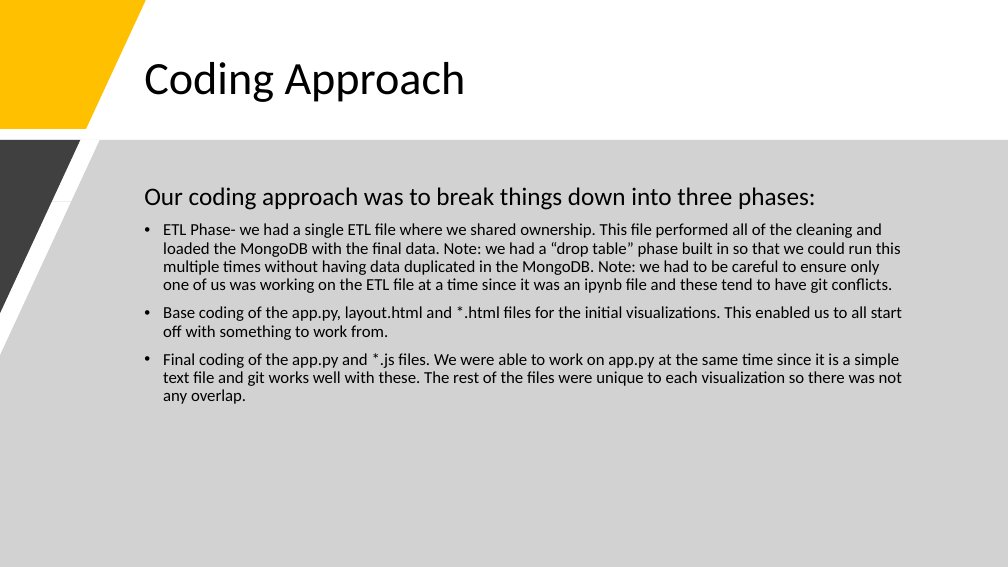
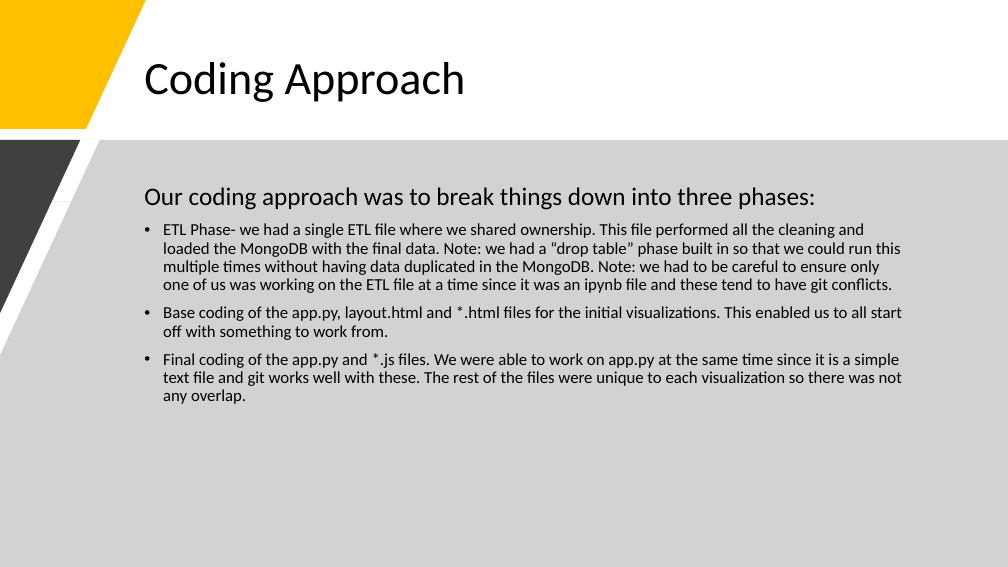
Before and after one commit to eliot1335/Interactive-Movie-Maps, a slide deck: slide 4 of Project_2_Presentation.pptx. Drawn at 1008x567 pixels with LibreOffice and Linux fonts; fonts in the diff are those of the drawing. Boxes give left, top, right and bottom in pixels: in the first picture for what was removed or moved away, otherwise in the second. Text is boxed around its words. In the diff, an @@ line names an element or a change of style, - is before the commit and + after.

Commit message:
add edits to powerpoint

```diff
--- a/Project_2_Presentation.pptx
+++ b/Project_2_Presentation.pptx
@@ text at [163, 223, 901, 293]: text changed @@
-• ETL Phase- we had a single ETL file where we shared ownership. This file performed all of the cleaning and loaded the MongoDB with the final data. Note: we had a “drop table” phase built in so that we could run this multiple times without having data duplicated in the MongoDB. Note: we had to be careful to ensure only one of us was working on the ETL file at a time since it was an ipynb file and these tend to have git conflicts.
+• ETL Phase- we had a single ETL file where we shared ownership. This file performed all the cleaning and loaded the MongoDB with the final data. Note: we had a “drop table” phase built in so that we could run this multiple times without having data duplicated in the MongoDB. Note: we had to be careful to ensure only one of us was working on the ETL file at a time since it was an ipynb file and these tend to have git conflicts.
```
Also in this commit, not shown: 1 other slide changed, 2 other files.
